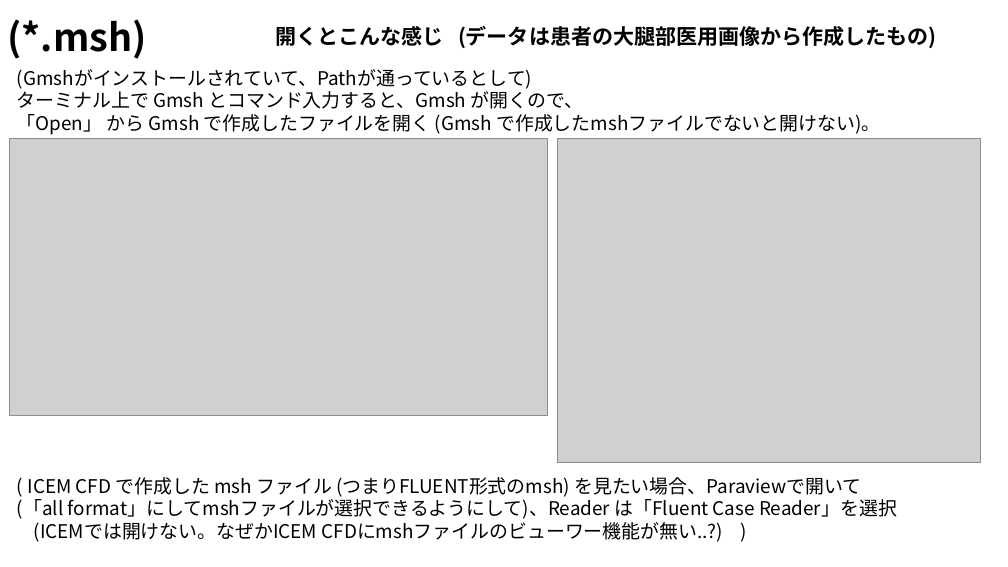
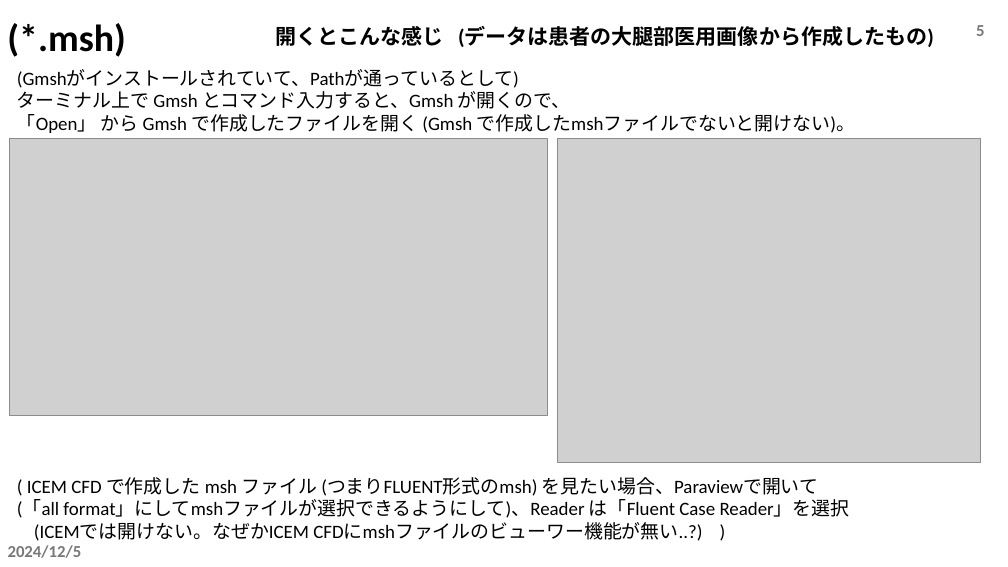
Before and after one commit to tailup7/howtoCFD, a slide deck: slide 5 of fileFormat.pptx. Drawn at 1008x567 pixels with LibreOffice and Linux fonts; fonts in the diff are those of the drawing; grey boxes stand for pictures. Boxes give left, top, right and bottom in pixels: in the first picture for what was removed or moved away, otherwise in the second. Text is boxed around its words. In the diff, an @@ line names an element or a change of style, - is before the commit and + after.

```diff
--- a/fileFormat.pptx
+++ b/fileFormat.pptx
@@ font Noto Sans CJK JP to Calibri in 3 elements at <box>275,26,934,47</box>, <box>17,69,855,541</box>, <box>7,23,125,57</box> @@
@@ page number added at <box>976,25,984,36</box>, 16 pt, text #797979, bold @@
+5
@@ text added at <box>8,545,82,558</box>, 16 pt, text #797979, bold @@
+2024/12/5
```
Also in this commit, not shown: 6 other slides changed, 2 slides added, 2 slides removed.
